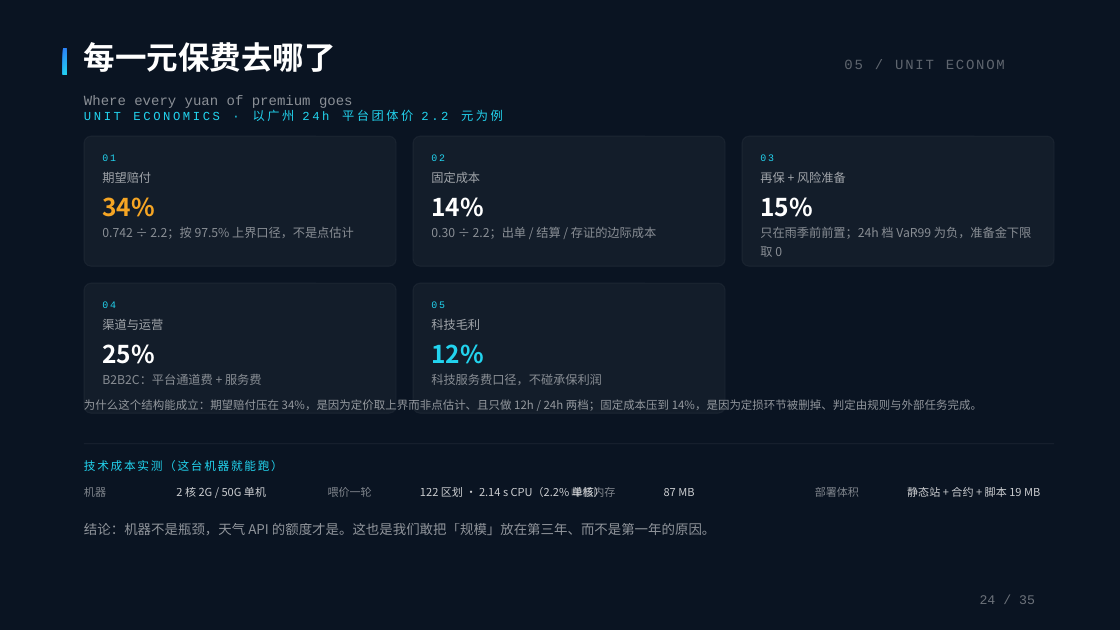
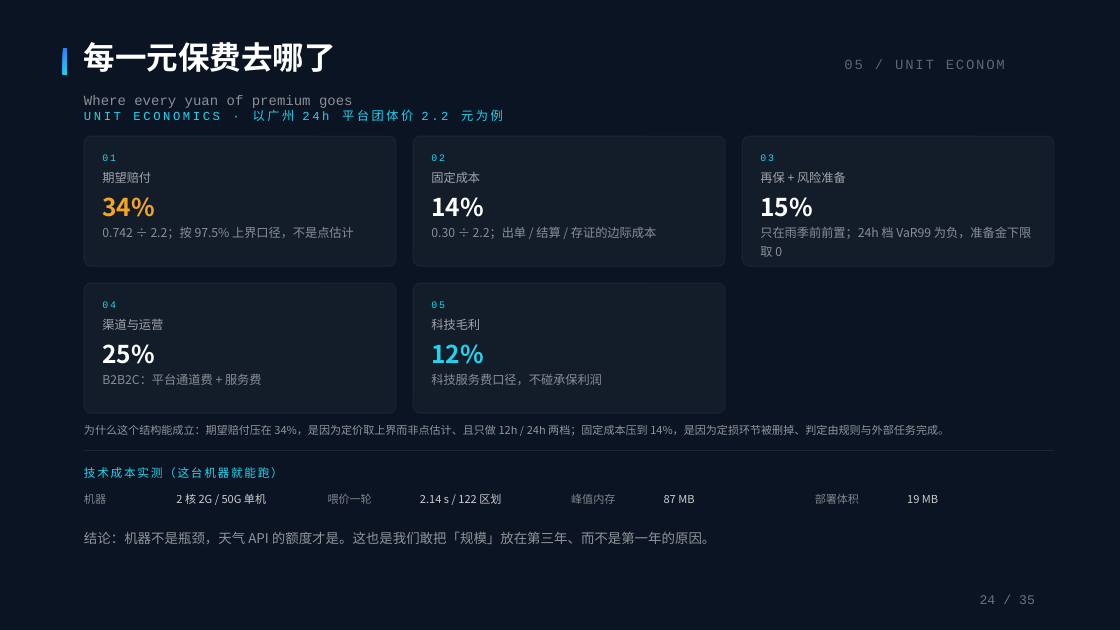
Before and after one commit to BruceLeezh/rainproof-pro, a slide deck: slide 24 of 01-参赛材料/交付物/PPT/雨证-路演PPT-答辩版-2026-11-14.pptx. Drawn at 1120x630 pixels with LibreOffice and Linux fonts; fonts in the diff are those of the drawing. Boxes give left, top, right and bottom in pixels: in the first picture for what was removed or moved away, otherwise in the second. Text is boxed around its words. In the diff, an @@ line names an element or a change of style, - is before the commit and + after.

Commit message:
feat(deck): 三项打磨——S13 加 12h 对照列、S15 加证据页标签、S24 去重叠并收紧指标行
- S13：表头改 24h 赔付/赔付率/毛利，右侧新增 12h 毛利列（+2.15/+1.04/−0.08/−1.18）
  12h 口径：汉南 6.70 元、档线 30/70mm、E=4.9%，同样 +30% 偏移即亏 0.08
- S15：三卡底部加「→ 展开 S16 · 证据 S8/S14/S9」，让总览页可被追问
- S24：「为什么能成立」一行从 4.68in 下移到 4.99in（原压在卡片下沿），指标行
  「2.14 s / 122 区划」「19 MB」收短，避免与「峰值内存」标签相撞
- 重导 35 页 PDF（4,605,450B / 2,443,511B）、重建断网包（4 张保单、池子 4,987.80）
- 断网包过期说明改为「路演前只保鲜七个演示区划」，不再说成闸门拒收

```diff
--- a/01-参赛材料/交付物/PPT/雨证-路演PPT-答辩版-2026-11-14.pptx
+++ b/01-参赛材料/交付物/PPT/雨证-路演PPT-答辩版-2026-11-14.pptx
@@ text "为什么这个结构能成立：期望赔付压在 34%，是因为定价取上界而非点估计、且只做 12h / 24h ...": place and size @@
-text "为什么这个结构能成立：期望赔付压在 34%，是因为定价取上界而非点估计、且只做 12h / 24h ..." at [84, 399, 982, 411]
+text "为什么这个结构能成立：期望赔付压在 34%，是因为定价取上界而非点估计、且只做 12h / 24h ..." at [84, 425, 949, 436]
@@ text "为什么这个结构能成立：期望赔付压在 34%，是因为定价取上界而非点估计、且只做 12h / 24h ..." at [84, 425, 949, 436]: size 9.8 to 9.5 pt @@
@@ 7 texts, 1 rectangle: place and size @@
-7 texts, 1 rectangle at [84, 444, 1054, 497]
+7 texts, 1 rectangle at [84, 450, 1054, 504]
@@ text at [420, 494, 501, 504]: text changed @@
-122 区划 · 2.14 s CPU（2.2% 单核）
+2.14 s / 122 区划
@@ text at [907, 495, 938, 503]: text changed @@
-静态站 + 合约 + 脚本 19 MB
+19 MB
@@ text "结论：机器不是瓶颈，天气 API 的额度才是。这也是我们敢把「规模」放在第三年、而不是第一年的原因。": place and size @@
-text "结论：机器不是瓶颈，天气 API 的额度才是。这也是我们敢把「规模」放在第三年、而不是第一年的原因。" at [84, 523, 715, 535]
+text "结论：机器不是瓶颈，天气 API 的额度才是。这也是我们敢把「规模」放在第三年、而不是第一年的原因。" at [84, 531, 715, 544]
```
Also in this commit, not shown: 2 other slides changed, 11 other files.
